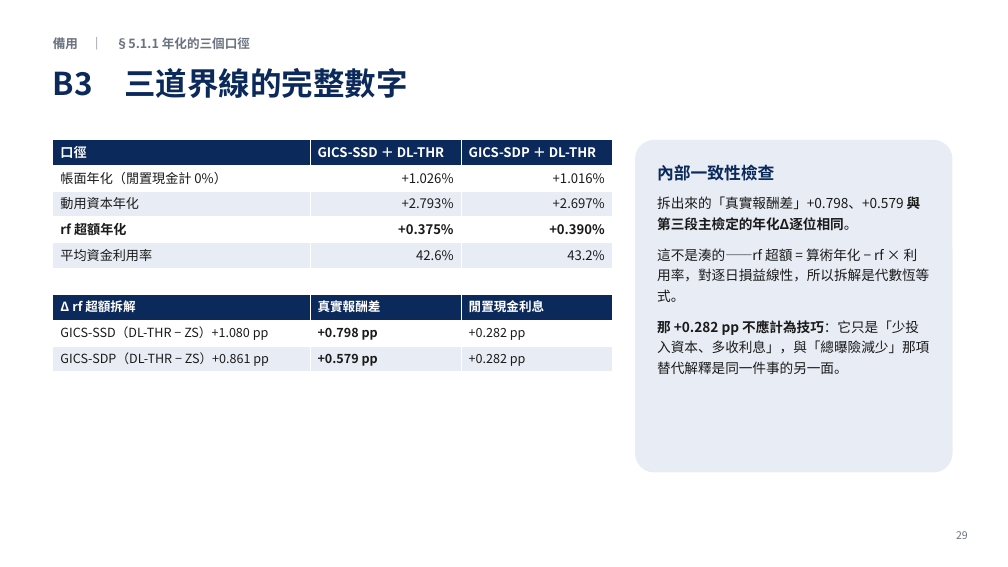
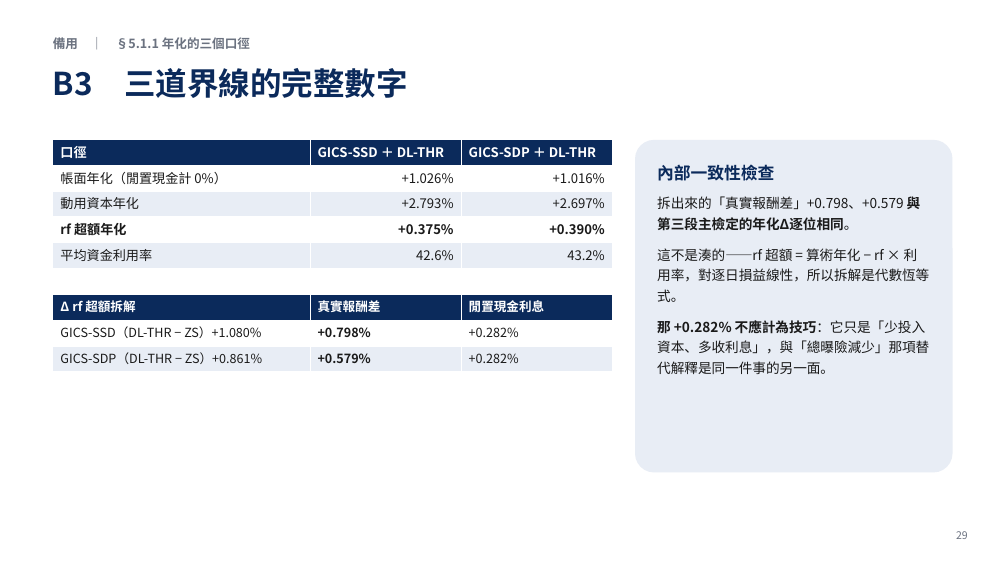
Before and after one commit to LerajieAsta/pairtrade_trainingproject, a slide deck: slide 29 of thesis/1150922.pptx. Drawn at 1008x567 pixels with LibreOffice and Linux fonts; fonts in the diff are those of the drawing. Boxes give left, top, right and bottom in pixels: in the first picture for what was removed or moved away, otherwise in the second. Text is boxed around its words. In the diff, an @@ line names an element or a change of style, - is before the commit and + after.

```diff
--- a/thesis/1150922.pptx
+++ b/thesis/1150922.pptx
@@ table at bbox=[53, 295, 613, 372] @@
-row 2: GICS-SSD（DL-THR − ZS）+1.080 pp | +0.798 pp | +0.282 pp
+row 2: GICS-SSD（DL-THR − ZS）+1.080% | +0.798% | +0.282%
-row 3: GICS-SDP（DL-THR − ZS）+0.861 pp | +0.579 pp | +0.282 pp
+row 3: GICS-SDP（DL-THR − ZS）+0.861% | +0.579% | +0.282%
@@ text in rounded rectangle at bbox=[657, 318, 929, 374]: text changed @@
-那 +0.282 pp 不應計為技巧：它只是「少投入資本、多收利息」，與「總曝險減少」那項替代解釋是同一件事的另一面。
+那 +0.282% 不應計為技巧：它只是「少投入資本、多收利息」，與「總曝險減少」那項替代解釋是同一件事的另一面。
```
Also in this commit, not shown: 4 other slides changed, 12 other files.
